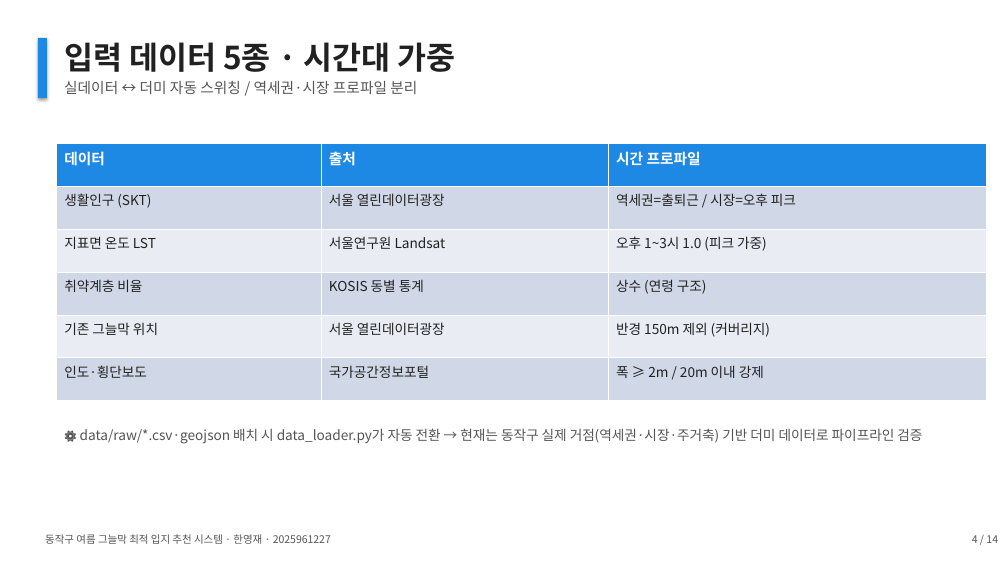
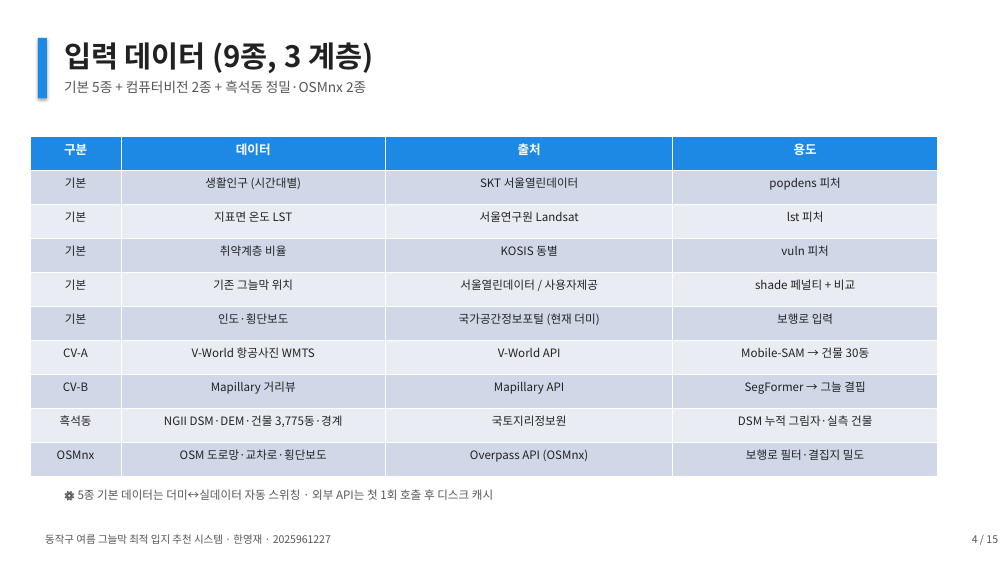
Before and after one commit to thgtot92/project_1, a slide deck: slide 4 of presentation/동작구_그늘막_최종발표.pptx. Drawn at 1008x567 pixels with LibreOffice and Linux fonts; fonts in the diff are those of the drawing. Boxes give left, top, right and bottom in pixels: in the first picture for what was removed or moved away, otherwise in the second. Text is boxed around its words. In the diff, an @@ line names an element or a change of style, - is before the commit and + after.

```diff
--- a/presentation/동작구_그늘막_최종발표.pptx
+++ b/presentation/동작구_그늘막_최종발표.pptx
@@ text at (x1=64, y1=42, x2=373, y2=73): text changed; size 30 to 28 pt @@
-입력 데이터 5종 · 시간대 가중
+입력 데이터 (9종, 3 계층)
@@ text at (x1=64, y1=80, x2=366, y2=93): text changed; size 14 to 13 pt @@
-실데이터 ↔ 더미 자동 스위칭 / 역세권·시장 프로파일 분리
+기본 5종 + 컴퓨터비전 2종 + 흑석동 정밀·OSMnx 2종
@@ table at (x1=30, y1=136, x2=938, y2=476) @@
-데이터 | 출처 | 시간 프로파일
-생활인구 (SKT) | 서울 열린데이터광장 | 역세권=출퇴근 / 시장=오후 피크
-지표면 온도 LST | 서울연구원 Landsat | 오후 1~3시 1.0 (피크 가중)
-취약계층 비율 | KOSIS 동별 통계 | 상수 (연령 구조)
-기존 그늘막 위치 | 서울 열린데이터광장 | 반경 150m 제외 (커버리지)
-인도·횡단보도 | 국가공간정보포털 | 폭 ≥ 2m / 20m 이내 강제
+구분 | 데이터 | 출처 | 용도
+기본 | 생활인구 (시간대별) | SKT 서울열린데이터 | popdens 피처
+기본 | 지표면 온도 LST | 서울연구원 Landsat | lst 피처
+기본 | 취약계층 비율 | KOSIS 동별 | vuln 피처
+기본 | 기존 그늘막 위치 | 서울열린데이터 / 사용자제공 | shade 페널티 + 비교
+기본 | 인도·횡단보도 | 국가공간정보포털 (현재 더미) | 보행로 입력
+CV-A | V-World 항공사진 WMTS | V-World API | Mobile-SAM → 건물 30동
+CV-B | Mapillary 거리뷰 | Mapillary API | SegFormer → 그늘 결핍
+흑석동 | NGII DSM·DEM·건물 3,775동·경계 | 국토지리정보원 | DSM 누적 그림자·실측 건물
+OSMnx | OSM 도로망·교차로·횡단보도 | Overpass API (OSMnx) | 보행로 필터·결집지 밀도
@@ table resized from (x1=57, y1=144, x2=987, y2=401) to (x1=30, y1=136, x2=938, y2=476) @@
@@ text at (x1=97, y1=489, x2=493, y2=500): text changed; size 13 to 11 pt @@
-⚙ data/raw/*.csv·geojson 배치 시 data_loader.py가 자동 전환 → 현재는 동작구 실제 거점(역세권·시장·주거축) 기반 더미 데이터로 파이프라인 검증
+⚙ 5종 기본 데이터는 더미↔실데이터 자동 스위칭 · 외부 API는 첫 1회 호출 후 디스크 캐시
@@ text at (x1=972, y1=535, x2=998, y2=543): text changed @@
-4 / 14
+4 / 15
```
Also in this commit, not shown: 11 other slides changed, 3 slides added, 2 slides removed, 4 other files.
